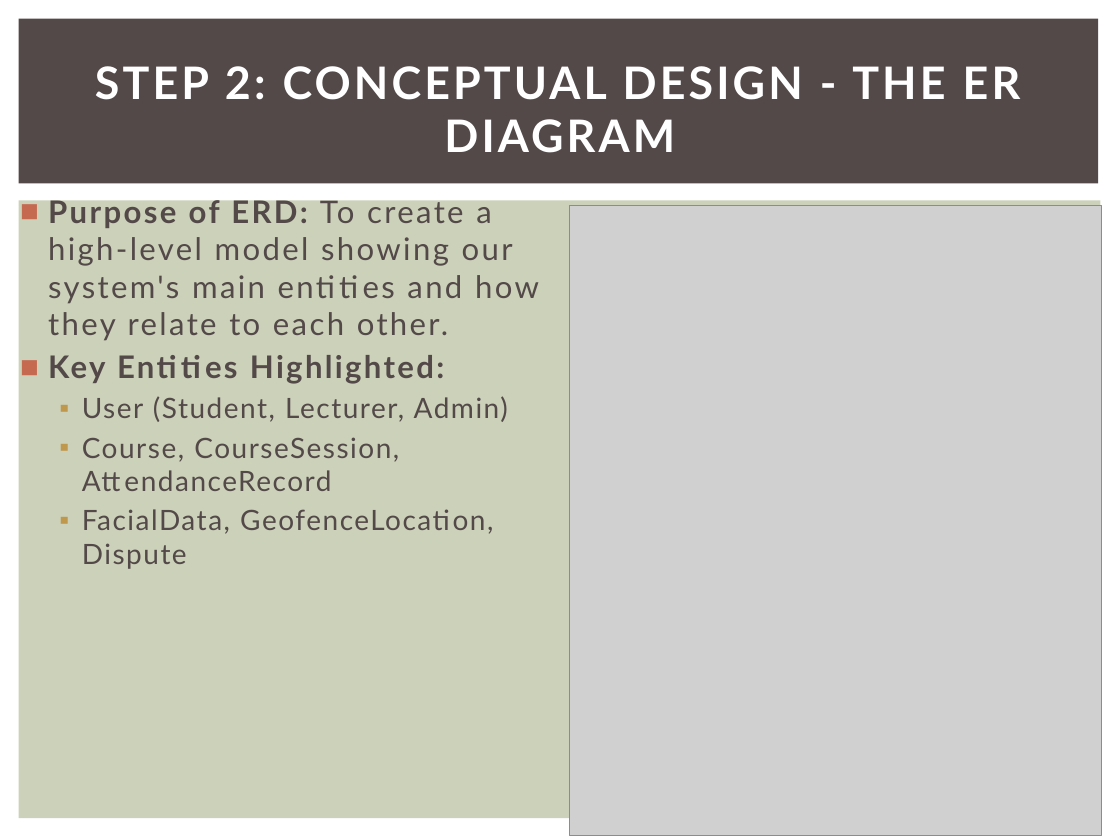
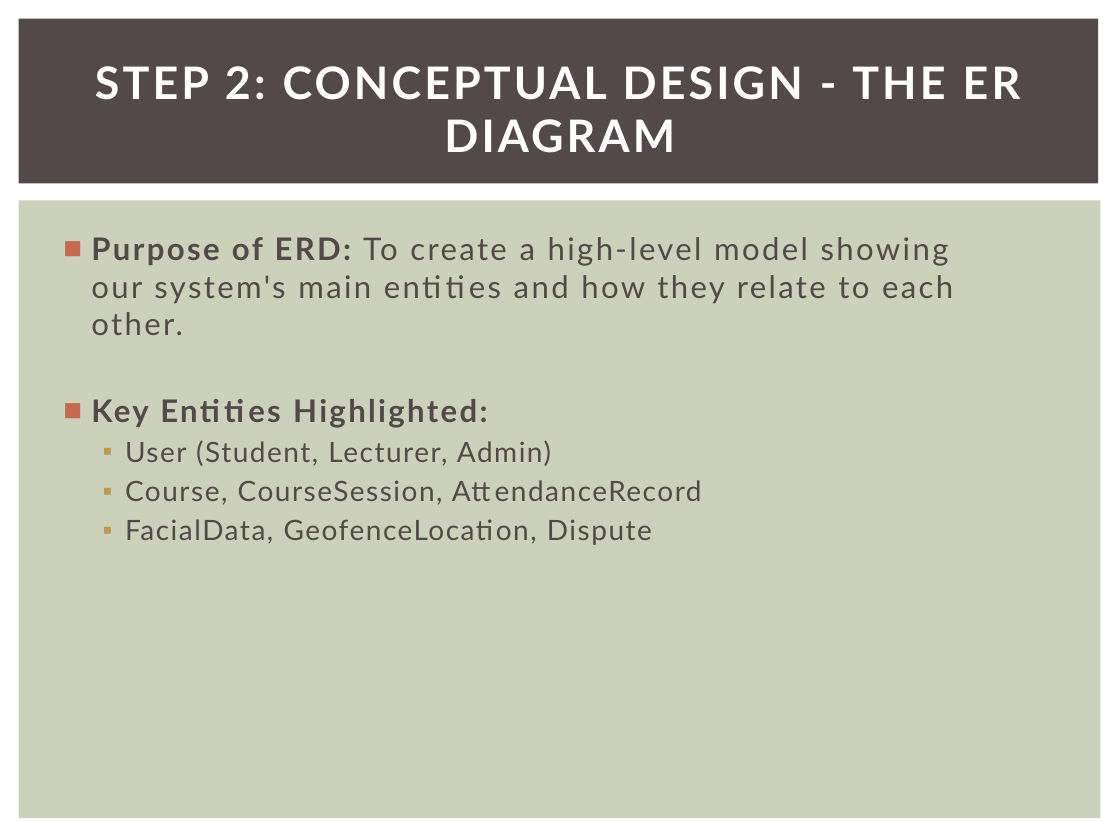
Before and after one commit to kc505/CEF440_2025_GROUP12, a slide deck: slide 4 of Task_6_BackEnd/Task6_SmartCheckDatabase.pptx. Drawn at 1120x840 pixels with LibreOffice and Linux fonts; fonts in the diff are those of the drawing; grey boxes stand for pictures. Boxes give left, top, right and bottom in pixels: in the first picture for what was removed or moved away, otherwise in the second. Text is boxed around its words. In the diff, an @@ line names an element or a change of style, - is before the commit and + after.

```diff
--- a/Task_6_BackEnd/Task6_SmartCheckDatabase.pptx
+++ b/Task_6_BackEnd/Task6_SmartCheckDatabase.pptx
@@ picture removed at [569, 205, 1101, 836] @@
@@ text "Purpose of ERD: To create ..." rewrapped from [48, 196, 539, 569] to [91, 237, 953, 545] @@
```
Also in this commit, not shown: 7 other slides changed, 1 slide added.
